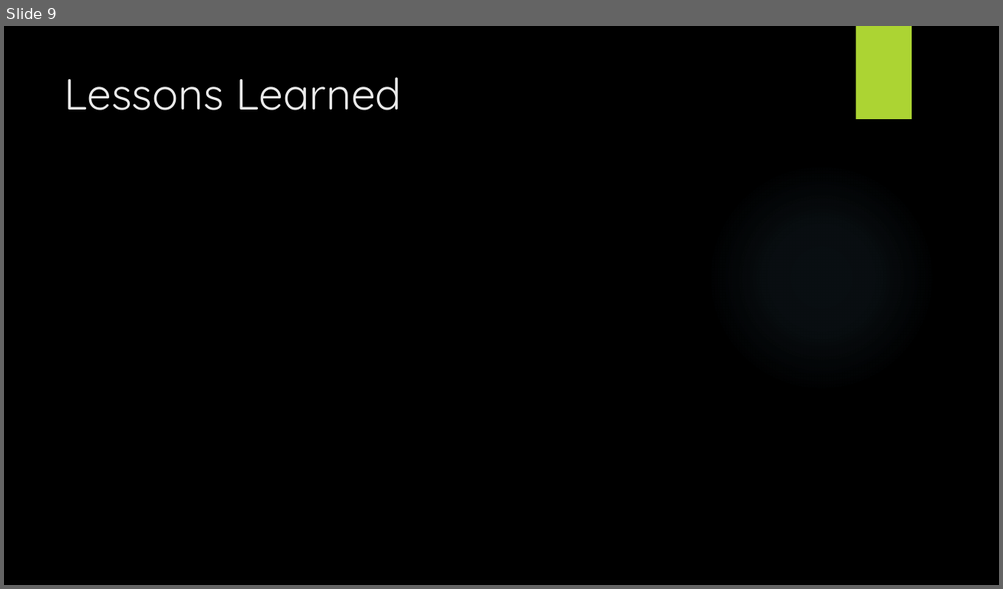
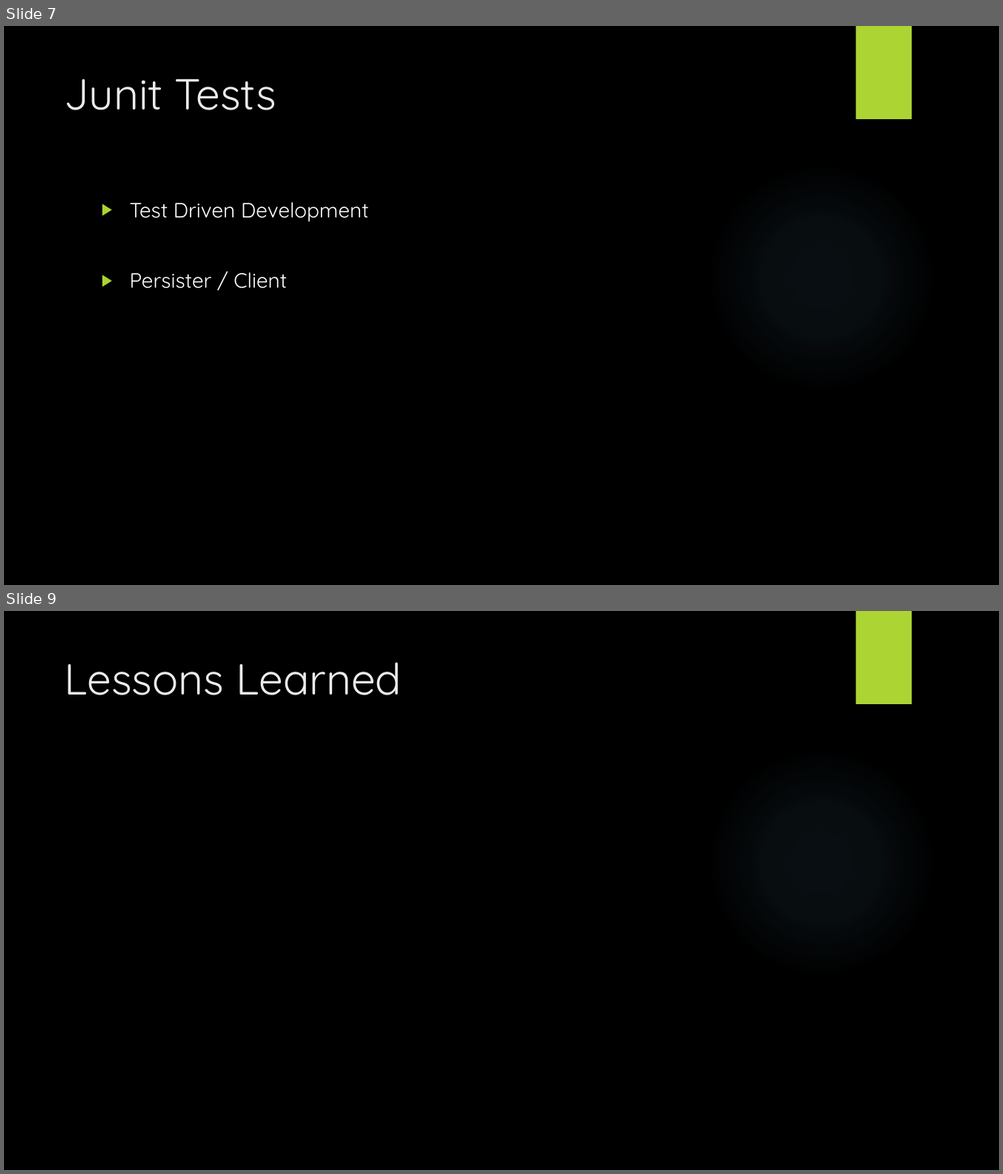
Before and after one commit to lucakuendig/INM21_Group_B, a slide deck: 06_Praesentation/Praesentation_Mangel_Manager.pptx. Shown one above the other, each under a label of ours: slide 9 before the commit, slides 7 and 9 after it; the slides between them are not shown. The pictures are 1003x589 and 1003x1174 pixels, drawn with LibreOffice and Linux fonts; fonts in the diff are those of the drawing; background and template pictures are left out. Boxes give left, top, right and bottom in pixels: in the first picture for what was removed or moved away, otherwise in the second. Text is boxed around its words. In the diff, an @@ line names an element or a change of style, - is before the commit and + after.

```diff
--- a/06_Praesentation/Praesentation_Mangel_Manager.pptx
+++ b/06_Praesentation/Praesentation_Mangel_Manager.pptx
@@ slide 7 added at (4, 26, 999, 585), background picture (left out); not listed: 2 template elements that a slide beside it also shows @@
@@ title added at (64, 79, 276, 110), 42 pt, text #EBEBEB @@
+Junit Tests
@@ text added at (130, 202, 369, 289), 20 pt, text #FFFFFF @@
+▶ Test Driven Development
+▶ Persister / Client
```
Also in this commit, not shown: 7 slides changed, 5 other slides added, 2 slides removed.
